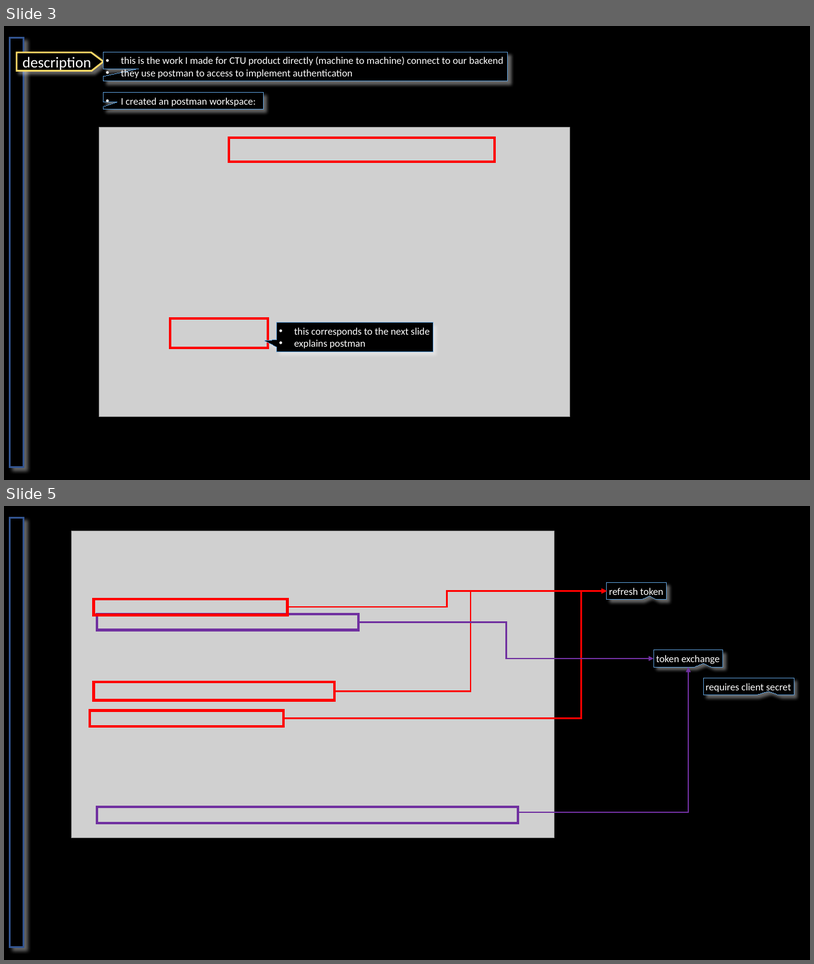
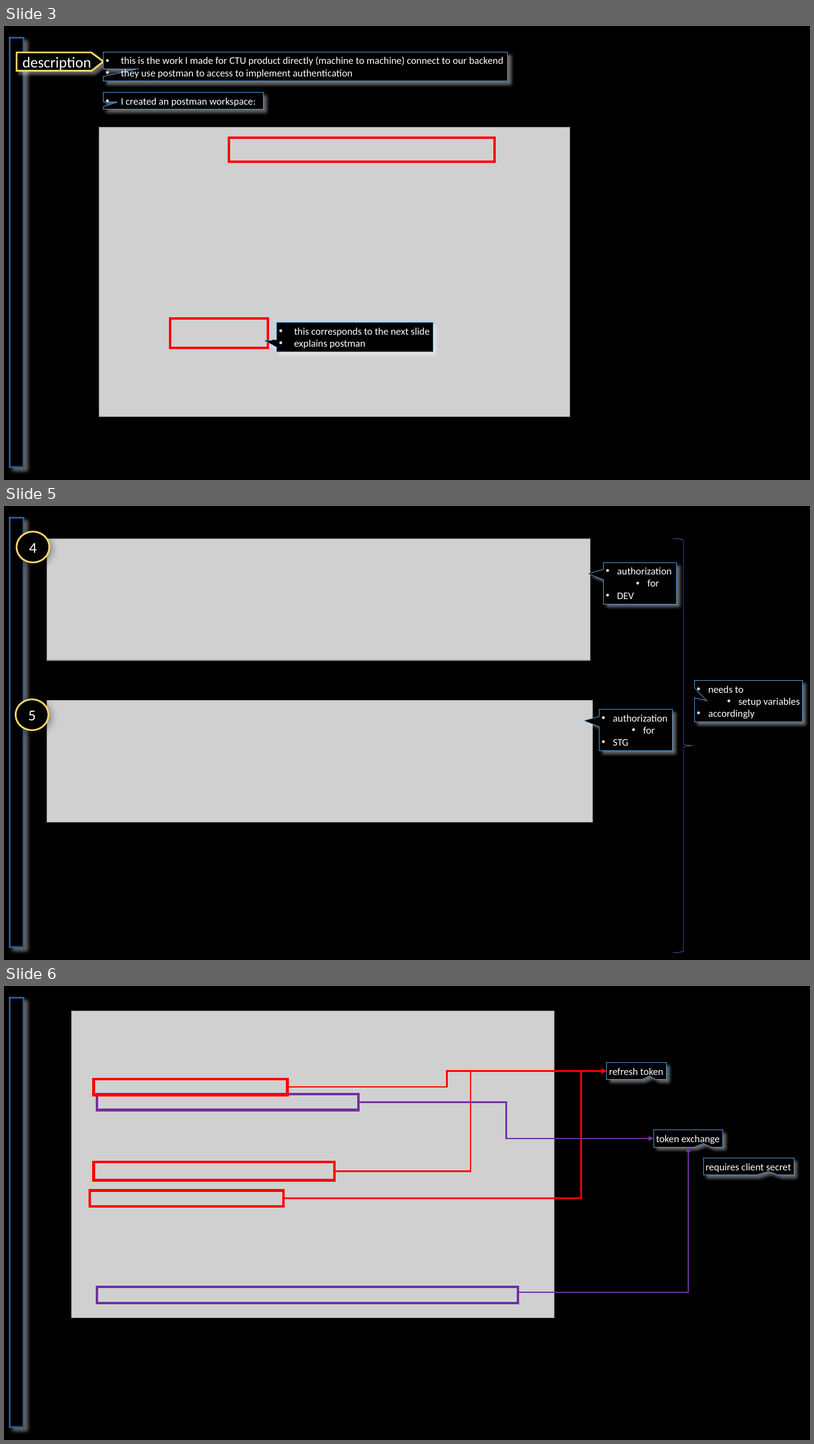
Before and after one commit to 1010836/portfolio, a slide deck: authentication/_reference/postman.pptx. Shown one above the other, each under a label of ours: slides 3 and 5 before the commit, slides 3, 5 and 6 after it; the slides between them are not shown. The pictures are 814x964 and 814x1444 pixels, drawn with LibreOffice and Linux fonts; fonts in the diff are those of the drawing; grey boxes stand for pictures. Boxes give left, top, right and bottom in pixels: in the first picture for what was removed or moved away, otherwise in the second. Text is boxed around its words. In the diff, an @@ line names an element or a change of style, - is before the commit and + after.

```diff
--- a/authentication/_reference/postman.pptx
+++ b/authentication/_reference/postman.pptx
@@ slide 5 added at (4,506,810,960), background #000000 @@
@@ rectangle added at (9,518,23,947), fill #000000, outline #325491 2 pt @@
@@ ellipse added at (17,531,50,562), fill #000000, outline #FFD966 2 pt, 18 pt, text #FFFFFF @@
+4
@@ picture added at (47,538,591,660) @@
@@ right brace added at (673,538,695,952), outline #4472C4 0.5 pt @@
@@ speech box added at (604,562,677,604), fill #000000, outline #5B9BD5 0.75 pt, 12 pt, text #FFFFFF @@
+• authorization
+  • for
+• DEV
@@ speech box added at (695,680,803,722), fill #000000, outline #5B9BD5 0.75 pt, 12 pt, text #FFFFFF @@
+• needs to
+  • setup variables
+• accordingly
@@ ellipse added at (15,699,48,730), fill #000000, outline #FFD966 2 pt, 18 pt, text #FFFFFF @@
+5
@@ picture added at (47,700,593,822) @@
@@ speech box added at (600,709,673,751), fill #000000, outline #5B9BD5 0.75 pt, 12 pt, text #FFFFFF @@
+• authorization
+  • for
+• STG
@@ what was slide 5 is now slide 6 @@
```
Also in this commit, not shown: 1 slide changed, 9 other files.
